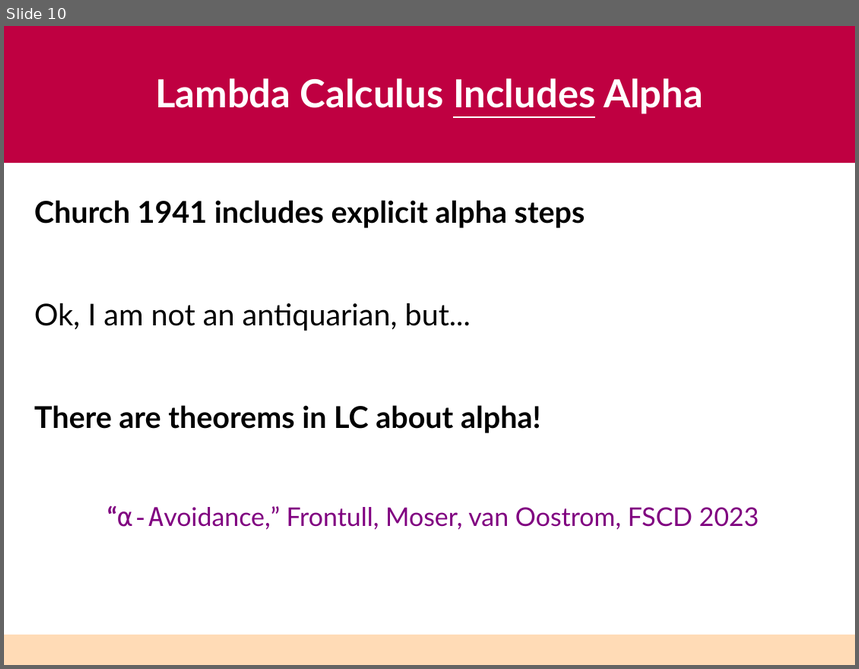
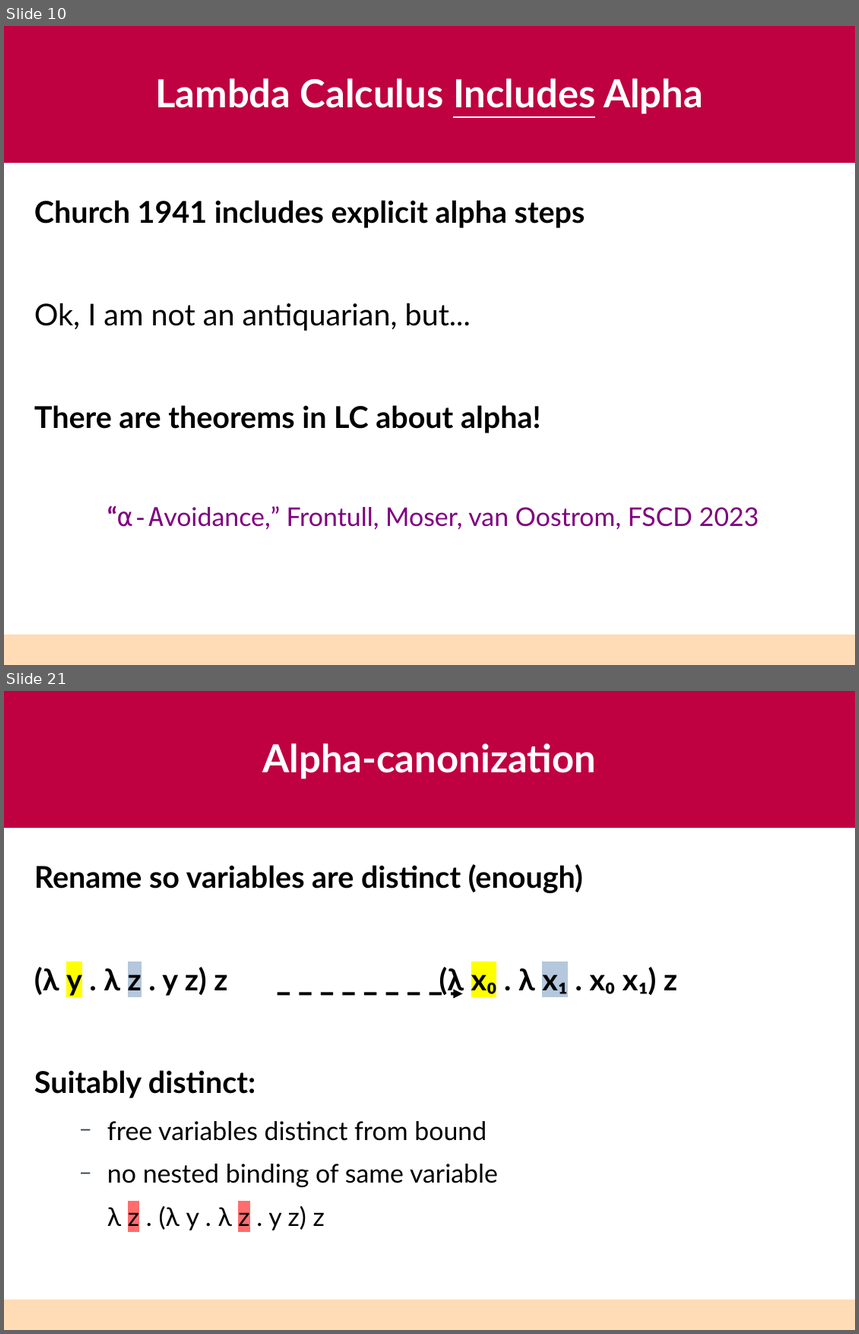
Before and after one commit to astump/explicit-alpha, a slide deck: talks/haskell-2026-lightning-talk/aaron-stump-haskell-2026.odp. Shown one above the other, each under a label of ours: slide 10 before the commit, slides 10 and 21 after it; the slides between them are not shown. The pictures are 859x669 and 859x1334 pixels, drawn with LibreOffice and Linux fonts; fonts in the diff are those of the drawing. Boxes give left, top, right and bottom in pixels: in the first picture for what was removed or moved away, otherwise in the second. Text is boxed around its words. In the diff, an @@ line names an element or a change of style, - is before the commit and + after.

```diff
--- a/talks/haskell-2026-lightning-talk/aaron-stump-haskell-2026.odp
+++ b/talks/haskell-2026-lightning-talk/aaron-stump-haskell-2026.odp
@@ slide 21 added at (4,691,855,1330), background #FFFFFF; not listed: 2 template elements that a slide beside it also shows @@
@@ title added at (262,743,596,779), 36 pt, text #FFFFFF, bold @@
+Alpha-canonization
@@ text added at (34,864,677,1231), 28 pt, text #000000, bold @@
+Rename so variables are distinct (enough)
+(λ y . λ z . y z) z (λ x₀ . λ x₁ . x₀ x₁) z
+Suitably distinct:
+  − free variables distinct from bound
+  − no nested binding of same variable
+  λ z . (λ y . λ z . y z) z
@@ arrow added from (278, 993) to (463, 993), #000000 2.89 pt dashed @@
```
Also in this commit, not shown: 6 slides changed, 11 other slides added.
